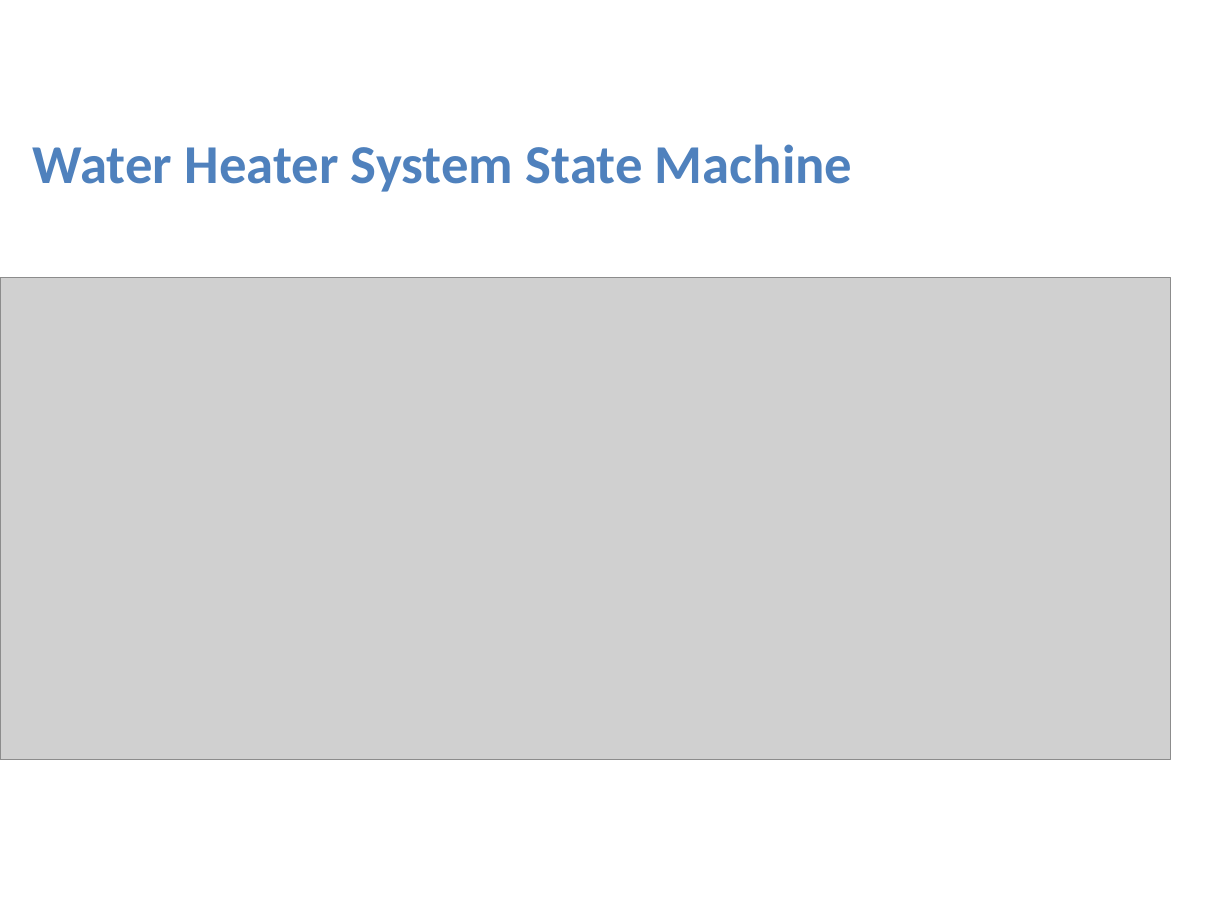
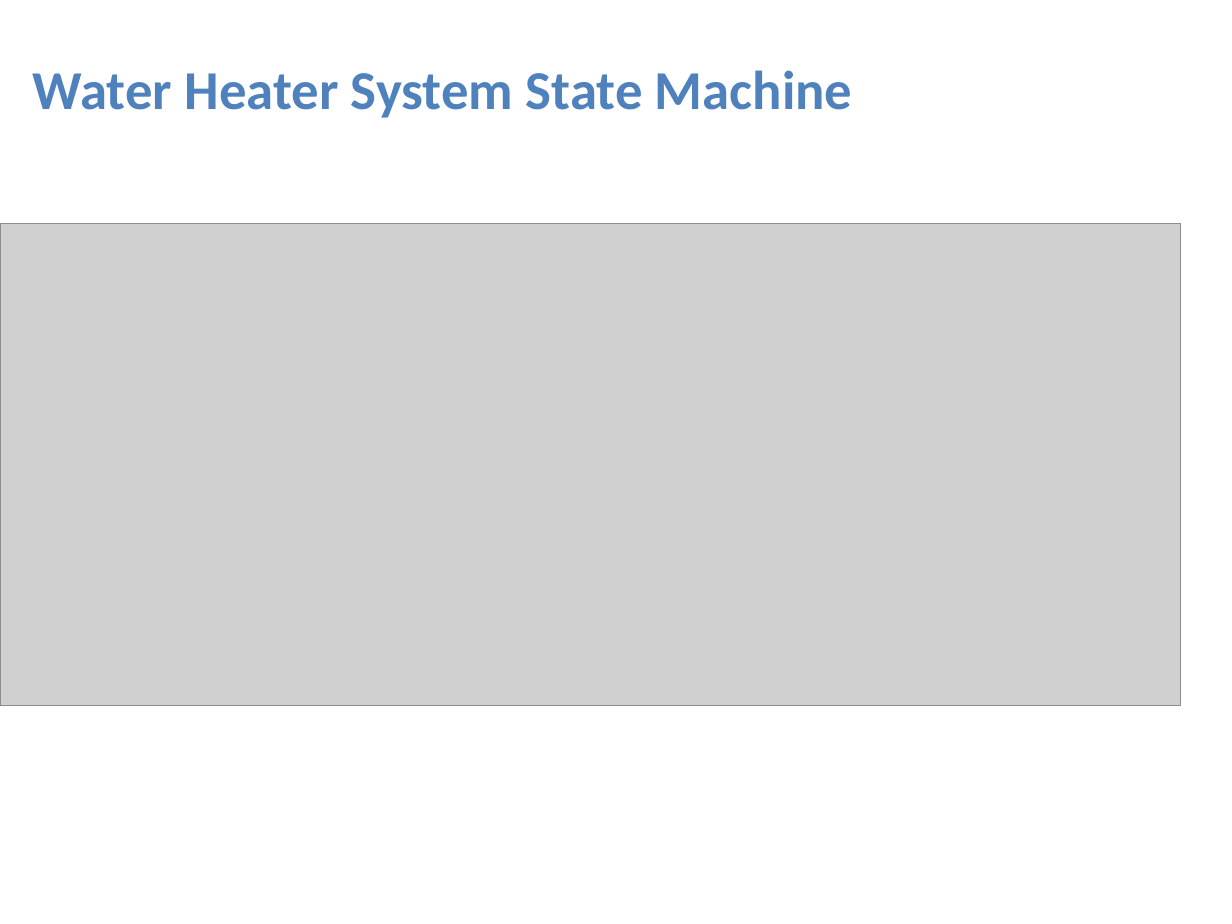
Before and after one commit to Abdelaziz-Sayed-Mohamed/water_heater, a slide deck: slide 5 of WaterHeater.pptx. Drawn at 1232x924 pixels with LibreOffice and Linux fonts; fonts in the diff are those of the drawing; grey boxes stand for pictures. Boxes give left, top, right and bottom in pixels: in the first picture for what was removed or moved away, otherwise in the second. Text is boxed around its words. In the diff, an @@ line names an element or a change of style, - is before the commit and + after.

```diff
--- a/WaterHeater.pptx
+++ b/WaterHeater.pptx
@@ text "Water Heater System State Machine": place and size @@
-text "Water Heater System State Machine" at (33,144,852,192)
+text "Water Heater System State Machine" at (33,70,852,118)
@@ picture: place and size @@
-picture at (0,277,1170,760)
+picture at (0,223,1180,706)
```
Also in this commit, not shown: 5 other slides changed.
